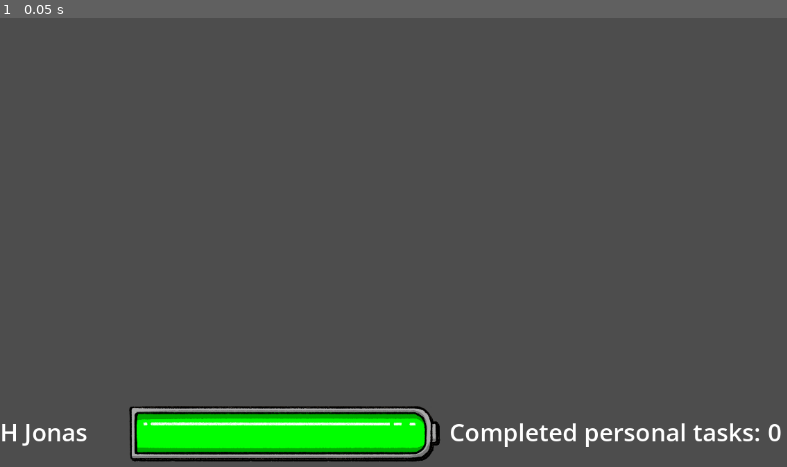
Above: before the commit, frame 1.
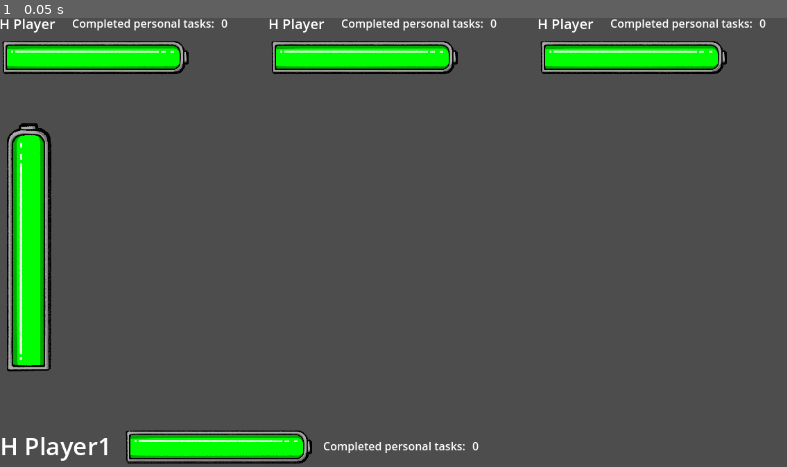
Above: after the commit, the same moment.

Repository: Lievven/weak-end-energy
Game: Godot game, scene res://main_ui.tscn
The game is run twice, just before and just after one commit, with the same random seed, the same clock (stepped at 60 frames per second) and the same inputs. The project has no main scene, so this scene is started directly.
Inputs:
- Up to frame 1 (0.05 s): no input

The runs differ from the first frame. In frame 1, 14% of the frame differs, in the area x 0-100%, y 0-100%.

Commit message:
Clean up counter files and reorganize player info

Diff:
--- a/Godot/counters/multiple_task_counter/multiple_task_counter.tscn
+++ /dev/null
@@ -1,81 +0,0 @@
-[gd_scene load_steps=2 format=3 uid="uid://4o4r30a7eo0h"]
-
-[ext_resource type="Texture2D" uid="uid://djagydfu2w2nc" path="res://counters/multiple_task_counter/placeholder_counter.png" id="1_0ikn7"]
-
-[node name="counter" type="Control"]
-layout_mode = 3
-anchor_right = 4.062
-anchor_bottom = 2.838
-offset_right = -4679.42
-offset_bottom = -1839.02
-grow_horizontal = 2
-grow_vertical = 2
-
-[node name="Sprite2D" type="Sprite2D" parent="."]
-scale = Vector2(20, 20)
-texture = ExtResource("1_0ikn7")
-centered = false
-
-[node name="GridContainer" type="GridContainer" parent="Sprite2D"]
-anchors_preset = -1
-anchor_left = 0.06
-anchor_top = 0.5
-anchor_right = 1.0
-anchor_bottom = 0.5
-offset_top = -120.0
-offset_bottom = 120.0
-grow_horizontal = 2
-grow_vertical = 2
-theme_override_constants/h_separation = 45
-theme_override_constants/v_separation = 45
-columns = 5
-
-[node name="ColorRect1" type="ColorRect" parent="Sprite2D/GridContainer"]
-custom_minimum_size = Vector2(100, 100)
-layout_mode = 2
-color = Color(0.733147, 0.4187, 0.181255, 1)
-
-[node name="ColorRect2" type="ColorRect" parent="Sprite2D/GridContainer"]
-custom_minimum_size = Vector2(100, 100)
-layout_mode = 2
-color = Color(0.733147, 0.4187, 0.181255, 1)
-
-[node name="ColorRect3" type="ColorRect" parent="Sprite2D/GridContainer"]
-custom_minimum_size = Vector2(100, 100)
-layout_mode = 2
-color = Color(0.733147, 0.4187, 0.181255, 1)
-
-[node name="ColorRect4" type="ColorRect" parent="Sprite2D/GridContainer"]
-custom_minimum_size = Vector2(100, 100)
-layout_mode = 2
-color = Color(0.733147, 0.4187, 0.181255, 1)
-
-[node name="ColorRect5" type="ColorRect" parent="Sprite2D/GridContainer"]
-custom_minimum_size = Vector2(100, 100)
-layout_mode = 2
-color = Color(0.733147, 0.4187, 0.181255, 1)
-
-[node name="ColorRect6" type="ColorRect" parent="Sprite2D/GridContainer"]
-custom_minimum_size = Vector2(100, 100)
-layout_mode = 2
-color = Color(0.733147, 0.4187, 0.181255, 1)
-
-[node name="ColorRect7" type="ColorRect" parent="Sprite2D/GridContainer"]
-custom_minimum_size = Vector2(100, 100)
-layout_mode = 2
-color = Color(0.733147, 0.4187, 0.181255, 1)
-
-[node name="ColorRect8" type="ColorRect" parent="Sprite2D/GridContainer"]
-custom_minimum_size = Vector2(100, 100)
-layout_mode = 2
-color = Color(0.733147, 0.4187, 0.181255, 1)
-
-[node name="ColorRect9" type="ColorRect" parent="Sprite2D/GridContainer"]
-custom_minimum_size = Vector2(100, 100)
-layout_mode = 2
-color = Color(0.733147, 0.4187, 0.181255, 1)
-
-[node name="ColorRect10" type="ColorRect" parent="Sprite2D/GridContainer"]
-custom_minimum_size = Vector2(100, 100)
-layout_mode = 2
-color = Color(0.733147, 0.4187, 0.181255, 1)
--- a/Godot/main_ui.tscn
+++ b/Godot/main_ui.tscn
@@ -1,6 +1,8 @@
-[gd_scene load_steps=2 format=3 uid="uid://bkg7n1gl3ow5u"]
+[gd_scene load_steps=4 format=3 uid="uid://bkg7n1gl3ow5u"]
 
-[ext_resource type="PackedScene" uid="uid://ehqxfyot76ux" path="res://local_player_info/player_info.tscn" id="1_2ppmm"]
+[ext_resource type="PackedScene" uid="uid://ehqxfyot76ux" path="res://players_info/local_player_info/player_info.tscn" id="1_2ppmm"]
+[ext_resource type="PackedScene" uid="uid://c6t3cbs6jhyog" path="res://players_info/other_players_info/other_players.tscn" id="2_w37m7"]
+[ext_resource type="PackedScene" uid="uid://cyfloynmacmo5" path="res://players_info/counters/multiple_task_counter/group_tasks_bar.tscn" id="3_ktt6o"]
 
 [node name="UI" type="Control"]
 layout_mode = 3
@@ -10,10 +12,23 @@
 grow_horizontal = 2
 grow_vertical = 2
 
+[node name="other_players" parent="." instance=ExtResource("2_w37m7")]
+layout_mode = 1
+
 [node name="local_player_container" parent="." instance=ExtResource("1_2ppmm")]
 layout_mode = 1
 anchors_preset = 12
 anchor_top = 1.0
-offset_top = -100.0
+offset_top = -60.0
 offset_bottom = 0.0
 grow_vertical = 0
+
+[node name="group_tasks_bar" parent="." instance=ExtResource("3_ktt6o")]
+custom_minimum_size = Vector2(82, 200)
+layout_mode = 1
+anchors_preset = 9
+anchor_right = 0.0
+offset_top = 150.0
+offset_right = 82.0
+offset_bottom = -100.0
+grow_horizontal = 1
--- a/Godot/counters/energy_counter/energy_counter.tscn
+++ b/Godot/players_info/counters/energy_counter/energy_counter.tscn
@@ -1,8 +1,8 @@
 [gd_scene load_steps=4 format=3 uid="uid://j3gnu52tajr8"]
 
-[ext_resource type="Texture2D" uid="uid://banty6glpcoj7" path="res://counters/energy_counter/2.webp" id="1_y5r2t"]
-[ext_resource type="Script" uid="uid://cevo5k4kykheh" path="res://counters/energy_counter/margin_container.gd" id="2_y5r2t"]
-[ext_resource type="Texture2D" uid="uid://5cyd5uvh4b0o" path="res://counters/energy_counter/1.webp" id="3_ldxdq"]
+[ext_resource type="Texture2D" uid="uid://banty6glpcoj7" path="res://players_info/counters/energy_counter/2.webp" id="1_y5r2t"]
+[ext_resource type="Script" uid="uid://cevo5k4kykheh" path="res://players_info/counters/energy_counter/margin_container.gd" id="2_y5r2t"]
+[ext_resource type="Texture2D" uid="uid://5cyd5uvh4b0o" path="res://players_info/counters/energy_counter/1.webp" id="3_ldxdq"]
 
 [node name="Control" type="Control"]
 layout_mode = 3
@@ -13,7 +13,7 @@
 grow_vertical = 2
 
 [node name="Sprite2D" type="Sprite2D" parent="."]
-scale = Vector2(0.25, 0.25)
+scale = Vector2(0.15, 0.15)
 texture = ExtResource("1_y5r2t")
 centered = false
 
@@ -26,6 +26,6 @@
 script = ExtResource("2_y5r2t")
 
 [node name="Sprite2D2" type="Sprite2D" parent="."]
-scale = Vector2(0.25, 0.25)
+scale = Vector2(0.15, 0.15)
 texture = ExtResource("3_ldxdq")
 centered = false
--- /dev/null
+++ b/Godot/players_info/counters/multiple_task_counter/group_tasks_bar.tscn
@@ -0,0 +1,31 @@
+[gd_scene load_steps=4 format=3 uid="uid://cyfloynmacmo5"]
+
+[ext_resource type="Texture2D" uid="uid://cs102p36p4ktd" path="res://players_info/counters/multiple_task_counter/2.png" id="1_0xrev"]
+[ext_resource type="Script" uid="uid://bf78nw4ouq5js" path="res://players_info/counters/multiple_task_counter/margin_container.gd" id="2_s20tl"]
+[ext_resource type="Texture2D" uid="uid://y7rrqm2ikskg" path="res://players_info/counters/multiple_task_counter/1.png" id="3_q50wc"]
+
+[node name="group_tasks_bar" type="Control"]
+layout_mode = 3
+anchors_preset = 15
+anchor_right = 1.0
+anchor_bottom = 1.0
+grow_horizontal = 2
+grow_vertical = 2
+
+[node name="Sprite2D" type="Sprite2D" parent="."]
+scale = Vector2(0.2, 0.2)
+texture = ExtResource("1_0xrev")
+centered = false
+
+[node name="MarginContainer" type="MarginContainer" parent="Sprite2D"]
+anchors_preset = 15
+anchor_right = 1.0
+anchor_bottom = 1.0
+grow_horizontal = 2
+grow_vertical = 2
+script = ExtResource("2_s20tl")
+
+[node name="Sprite2D2" type="Sprite2D" parent="."]
+scale = Vector2(0.2, 0.2)
+texture = ExtResource("3_q50wc")
+centered = false
--- /dev/null
+++ b/Godot/players_info/counters/multiple_task_counter/margin_container.gd
@@ -0,0 +1,40 @@
+extends MarginContainer
+
+var max_value = 10
+var counter_value = 10
+
+var m_right = 70
+var m_left = 80
+var m_top = 95
+var m_bottom = 80
+
+func _ready():
+	# Add child first
+	var color_rect = ColorRect.new()
+	color_rect.color = Color.GREEN
+	add_child(color_rect)
+
+	# Set margins with debug output
+	add_theme_constant_override("margin_right", m_right)
+	add_theme_constant_override("margin_left", m_left)
+	add_theme_constant_override("margin_top", m_top)
+	add_theme_constant_override("margin_bottom", m_bottom)
+
+	#print("Margins set - Left:", m_left, " Right:", m_right, " Top:", m_top, " Bottom:", m_bottom)
+	#print("Container size:", size)
+
+	update_counter_display()
+
+func increment_counter():
+	counter_value += 1
+	update_counter_display()
+
+
+func update_counter_display():
+	var counter_percentage = counter_value / float(max_value)
+	var container_height = size.y - 2 * m_top
+	var visible_height = container_height * counter_percentage
+	var new_m_top = m_top + (container_height - visible_height)
+
+	# Adjust right margin to "hide" part of the health bar
+	add_theme_constant_override("margin_top", new_m_top)
--- a/Godot/counters/personal_task_counter/personal_counter.tscn
+++ b/Godot/players_info/counters/personal_task_counter/personal_counter.tscn
@@ -1,14 +1,14 @@
 [gd_scene load_steps=2 format=3 uid="uid://cce4y2xfg6nxi"]
 
-[ext_resource type="Script" uid="uid://bc5pioygnxnk3" path="res://counters/personal_task_counter/number.gd" id="2_ja2bj"]
+[ext_resource type="Script" uid="uid://bc5pioygnxnk3" path="res://players_info/counters/personal_task_counter/number.gd" id="2_ja2bj"]
 
 [node name="personal_counter" type="Control"]
 layout_mode = 3
 anchors_preset = 15
 anchor_right = 1.0
 anchor_bottom = 1.0
-offset_right = -672.0
-offset_bottom = -548.0
+offset_right = -872.0
+offset_bottom = -578.0
 grow_horizontal = 2
 grow_vertical = 2
 
@@ -17,6 +17,7 @@
 anchors_preset = 15
 anchor_right = 1.0
 anchor_bottom = 1.0
+offset_right = -40.0
 grow_horizontal = 2
 grow_vertical = 2
 theme_override_constants/separation = 10
@@ -24,10 +25,10 @@
 
 [node name="Personal" type="Label" parent="HBoxContainer"]
 layout_mode = 2
-theme_override_font_sizes/font_size = 35
+theme_override_font_sizes/font_size = 16
 text = "Completed personal tasks:"
 
 [node name="Number" type="Label" parent="HBoxContainer"]
 layout_mode = 2
-theme_override_font_sizes/font_size = 35
+theme_override_font_sizes/font_size = 16
 script = ExtResource("2_ja2bj")
--- a/Godot/local_player_info/player_info.tscn
+++ b/Godot/players_info/local_player_info/player_info.tscn
@@ -1,14 +1,14 @@
 [gd_scene load_steps=3 format=3 uid="uid://ehqxfyot76ux"]
 
-[ext_resource type="PackedScene" uid="uid://j3gnu52tajr8" path="res://counters/energy_counter/energy_counter.tscn" id="1_qvkqh"]
-[ext_resource type="PackedScene" uid="uid://cce4y2xfg6nxi" path="res://counters/personal_task_counter/personal_counter.tscn" id="2_qedyl"]
+[ext_resource type="PackedScene" uid="uid://j3gnu52tajr8" path="res://players_info/counters/energy_counter/energy_counter.tscn" id="1_qvkqh"]
+[ext_resource type="PackedScene" uid="uid://cce4y2xfg6nxi" path="res://players_info/counters/personal_task_counter/personal_counter.tscn" id="2_qedyl"]
 
 [node name="local_player_container" type="Control"]
 layout_mode = 3
 anchors_preset = 15
 anchor_right = 1.0
 anchor_bottom = 1.0
-offset_bottom = -548.0
+offset_bottom = -588.0
 grow_horizontal = 2
 grow_vertical = 2
 
@@ -24,12 +24,12 @@
 custom_minimum_size = Vector2(170, 0)
 layout_mode = 2
 theme_override_font_sizes/font_size = 35
-text = "H Jonas"
+text = "H Player1"
 
 [node name="energy_counter" parent="HBoxContainer" instance=ExtResource("1_qvkqh")]
-custom_minimum_size = Vector2(470, 0)
+custom_minimum_size = Vector2(290, 0)
 layout_mode = 2
 
 [node name="personal_counter" parent="HBoxContainer" instance=ExtResource("2_qedyl")]
-custom_minimum_size = Vector2(480, 0)
+custom_minimum_size = Vector2(260, 0)
 layout_mode = 2
--- /dev/null
+++ b/Godot/players_info/other_players_info/other_players.tscn
@@ -0,0 +1,33 @@
+[gd_scene load_steps=2 format=3 uid="uid://c6t3cbs6jhyog"]
+
+[ext_resource type="PackedScene" uid="uid://b8u1w48dr3lnq" path="res://players_info/player_container/player_container.tscn" id="1_ndwr6"]
+
+[node name="other_players" type="Control"]
+layout_mode = 3
+anchors_preset = 15
+anchor_right = 1.0
+anchor_bottom = 1.0
+offset_bottom = -568.0
+grow_horizontal = 2
+grow_vertical = 2
+
+[node name="HBoxContainer" type="HBoxContainer" parent="."]
+layout_mode = 1
+anchors_preset = 15
+anchor_right = 1.0
+anchor_bottom = 1.0
+grow_horizontal = 2
+grow_vertical = 2
+alignment = 1
+
+[node name="player_container" parent="HBoxContainer" instance=ExtResource("1_ndwr6")]
+custom_minimum_size = Vector2(384, 140)
+layout_mode = 2
+
+[node name="player_container2" parent="HBoxContainer" instance=ExtResource("1_ndwr6")]
+custom_minimum_size = Vector2(384, 140)
+layout_mode = 2
+
+[node name="player_container3" parent="HBoxContainer" instance=ExtResource("1_ndwr6")]
+custom_minimum_size = Vector2(384, 140)
+layout_mode = 2
--- /dev/null
+++ b/Godot/players_info/player_container/player_container.tscn
@@ -0,0 +1,41 @@
+[gd_scene load_steps=3 format=3 uid="uid://b8u1w48dr3lnq"]
+
+[ext_resource type="PackedScene" uid="uid://cce4y2xfg6nxi" path="res://players_info/counters/personal_task_counter/personal_counter.tscn" id="1_82p52"]
+[ext_resource type="PackedScene" uid="uid://j3gnu52tajr8" path="res://players_info/counters/energy_counter/energy_counter.tscn" id="2_1ei21"]
+
+[node name="player_container" type="Control"]
+layout_mode = 3
+anchors_preset = 15
+anchor_right = 1.0
+anchor_bottom = 1.0
+offset_right = -768.0
+offset_bottom = -568.0
+grow_horizontal = 2
+grow_vertical = 2
+
+[node name="VBoxContainer" type="VBoxContainer" parent="."]
+layout_mode = 1
+anchors_preset = 15
+anchor_right = 1.0
+anchor_bottom = 1.0
+grow_horizontal = 2
+grow_vertical = 2
+alignment = 1
+
+[node name="HBoxContainer" type="HBoxContainer" parent="VBoxContainer"]
+layout_mode = 2
+alignment = 1
+
+[node name="Label" type="Label" parent="VBoxContainer/HBoxContainer"]
+custom_minimum_size = Vector2(94, 0)
+layout_mode = 2
+theme_override_font_sizes/font_size = 20
+text = "H Player"
+
+[node name="personal_counter" parent="VBoxContainer/HBoxContainer" instance=ExtResource("1_82p52")]
+custom_minimum_size = Vector2(280, 0)
+layout_mode = 2
+
+[node name="energy" parent="VBoxContainer" instance=ExtResource("2_1ei21")]
+custom_minimum_size = Vector2(370, 60)
+layout_mode = 2
Not shown, removed: Godot/counters/counter_orb.png.import
Not shown, removed: Godot/counters/energy_counter/2.webp.import
Binary file removed: Godot/counters/energy_counter/placeholder_counter.png
Binary file removed: Godot/counters/multiple_task_counter/counter_rect.png
Binary file removed: Godot/counters/multiple_task_counter/placeholder_counter.png
Binary file removed: Godot/counters/personal_task_counter/placeholder_counter.png
Not shown, removed: Godot/counters/personal_task_counter/placeholder_counter.png.import
Renamed: Godot/counters/energy_counter/1.webp -> Godot/players_info/counters/energy_counter/1.webp
Not shown, changed: Godot/players_info/counters/energy_counter/1.webp.import
Renamed: Godot/counters/energy_counter/2.webp -> Godot/players_info/counters/energy_counter/2.webp
Not shown, changed: Godot/players_info/counters/energy_counter/2.webp.import
Renamed: Godot/counters/energy_counter/margin_container.gd -> Godot/players_info/counters/energy_counter/margin_container.gd
(and 8 more such lines)
